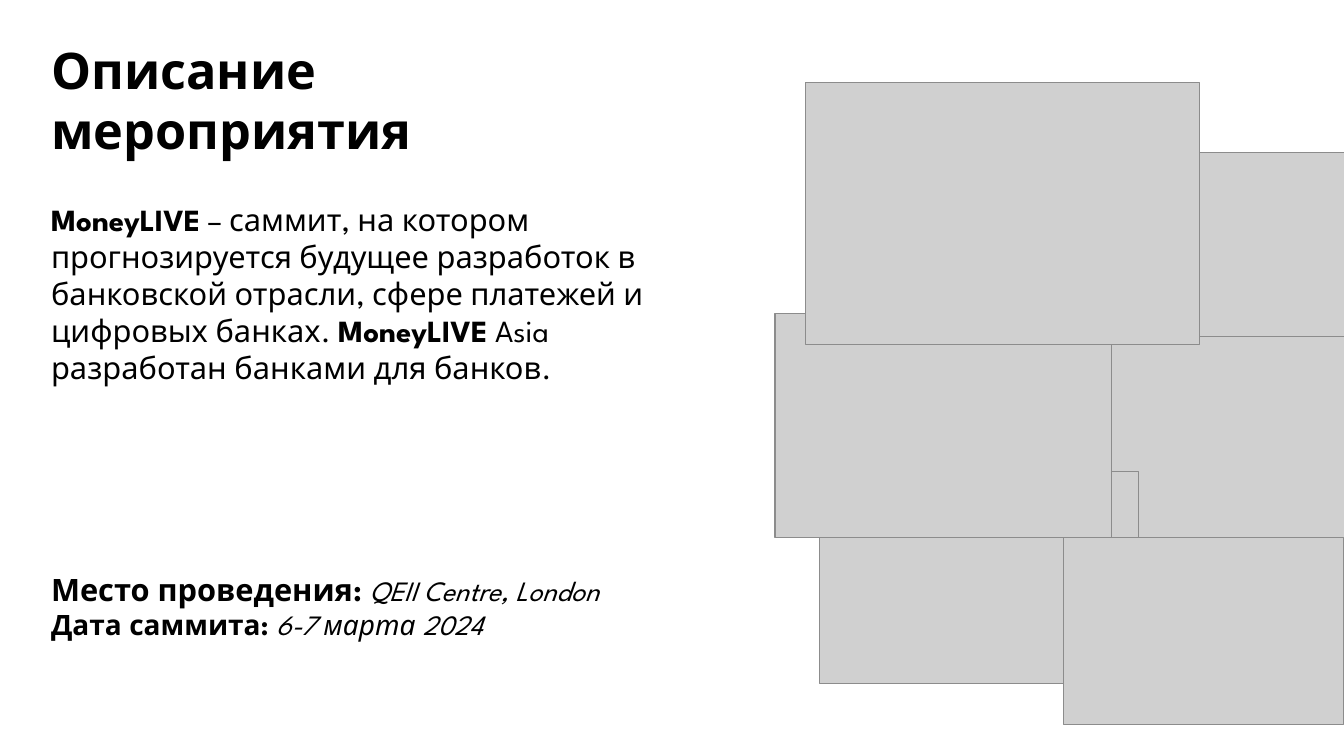
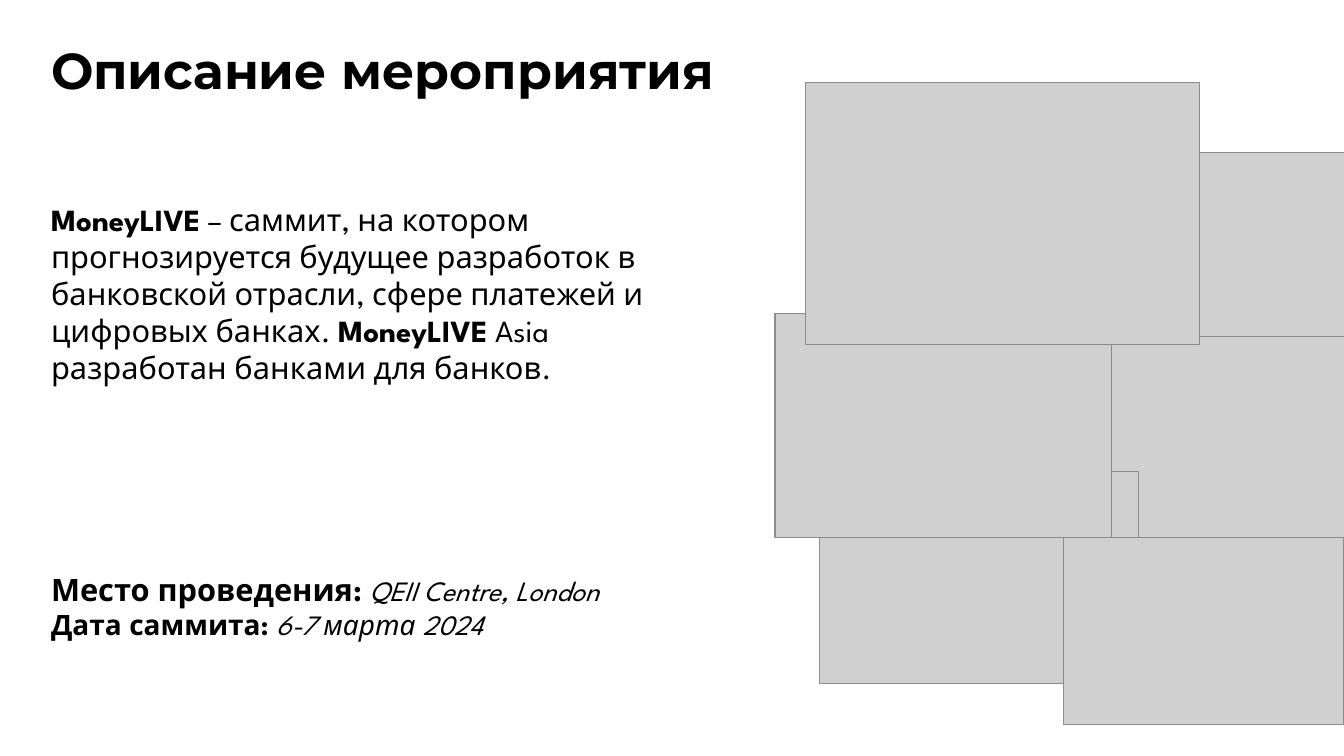
Before and after one commit to kharbacheuski/BSUIR_LABS, a slide deck: slide 2 of 5_term/МППиУ/SOFT_FX_PRES_6.pptx. Drawn at 1344x756 pixels with LibreOffice and Linux fonts; fonts in the diff are those of the drawing; grey boxes stand for pictures. Boxes give left, top, right and bottom in pixels: in the first picture for what was removed or moved away, otherwise in the second. Text is boxed around its words. In the diff, an @@ line names an element or a change of style, - is before the commit and + after.

```diff
--- a/5_term/МППиУ/SOFT_FX_PRES_6.pptx
+++ b/5_term/МППиУ/SOFT_FX_PRES_6.pptx
@@ text "Описание мероприятия" at [51,53,714,99]: font League Spartan to Montserrat @@
```
Also in this commit, not shown: 5 other slides changed, 5 slides added, 2 slides removed.
